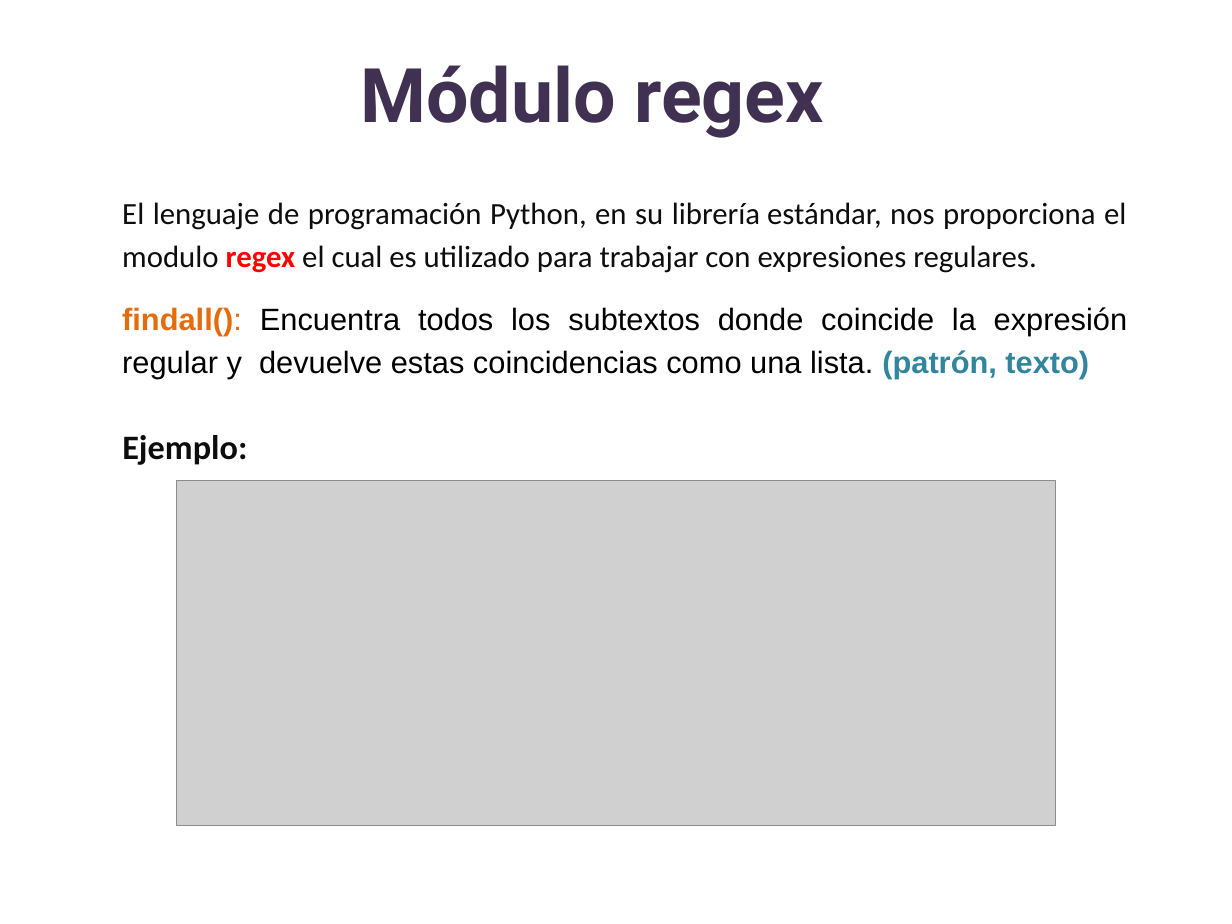
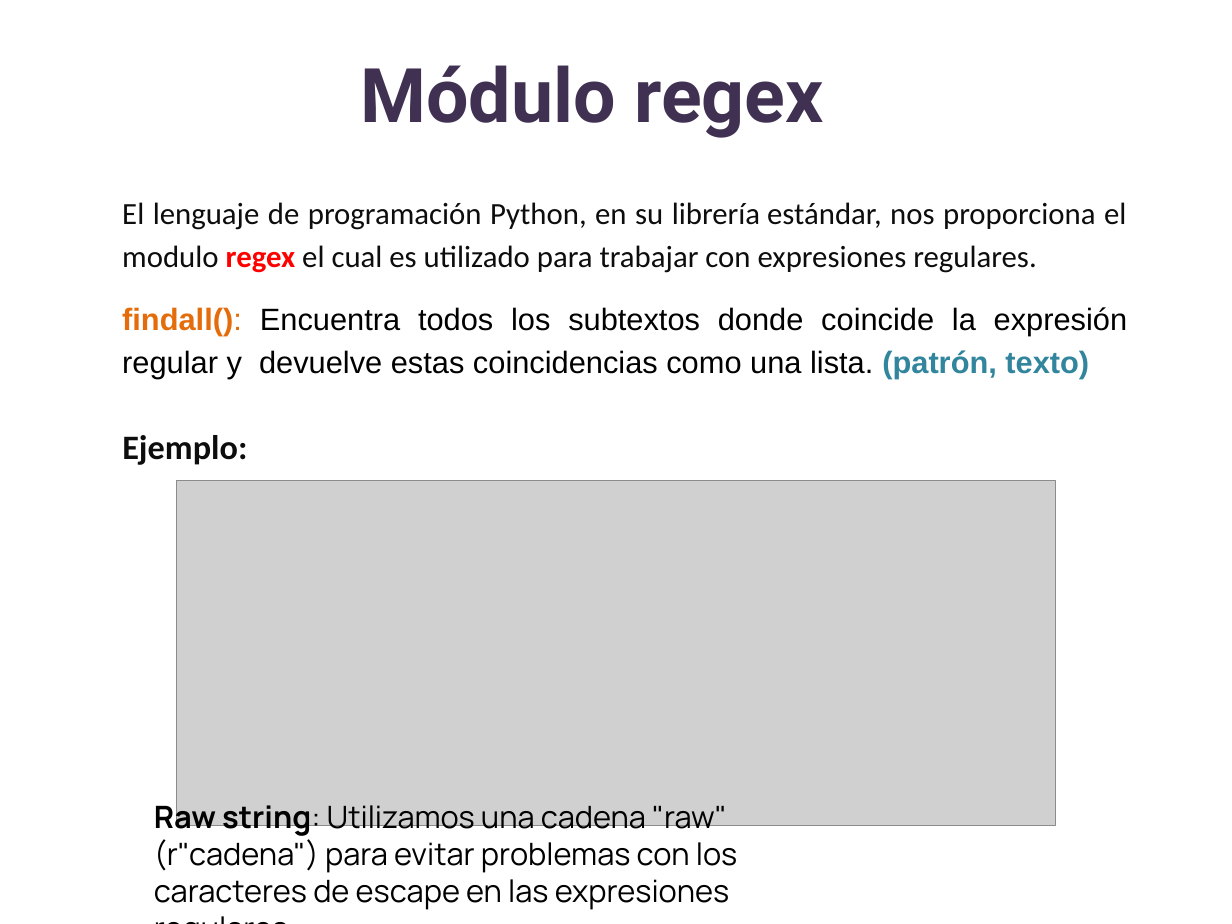
Before and after one commit to lizetheP/Analitica, a slide deck: slide 49 of CalendarioAgo25/presentaciones/18_Expresiones_regulares.pptx (slide 52 before the commit). Drawn at 1232x924 pixels with LibreOffice and Linux fonts; fonts in the diff are those of the drawing; grey boxes stand for pictures. Boxes give left, top, right and bottom in pixels: in the first picture for what was removed or moved away, otherwise in the second. Text is boxed around its words. In the diff, an @@ line names an element or a change of style, - is before the commit and + after.

```diff
--- a/CalendarioAgo25/presentaciones/18_Expresiones_regulares.pptx
+++ b/CalendarioAgo25/presentaciones/18_Expresiones_regulares.pptx
@@ text added at <box>154,800,737,910</box>, 18 pt, text #000000 @@
+Raw string: Utilizamos una cadena "raw" (r"cadena") para evitar problemas con los caracteres de escape en las expresiones regulares.
```
Also in this commit, not shown: 5 other slides changed, 1 slide added, 3 slides removed, 3 other files.
